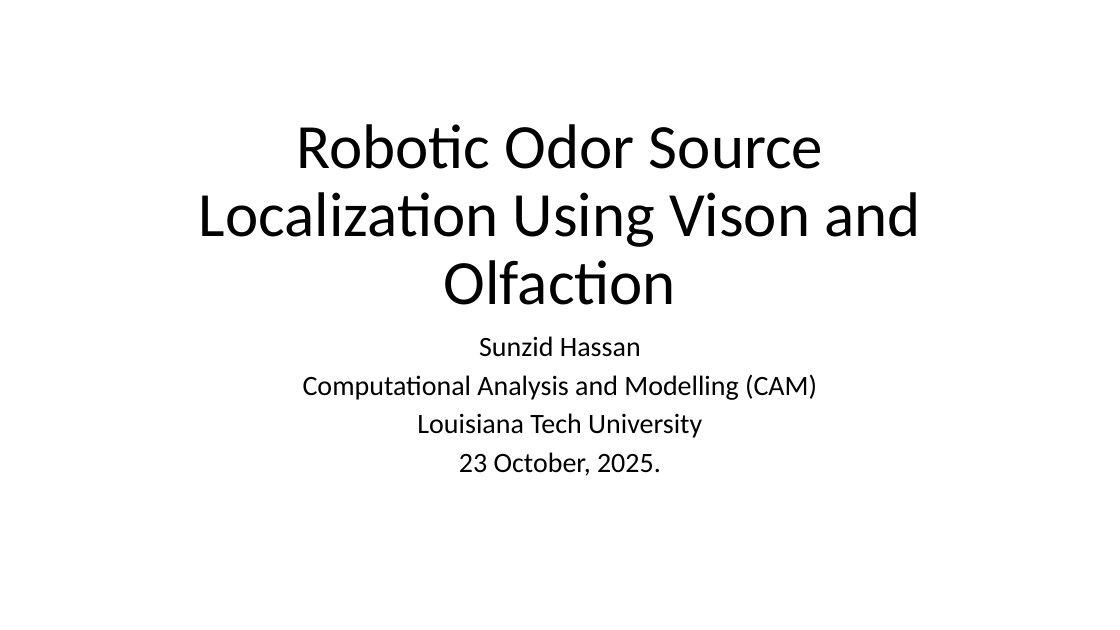
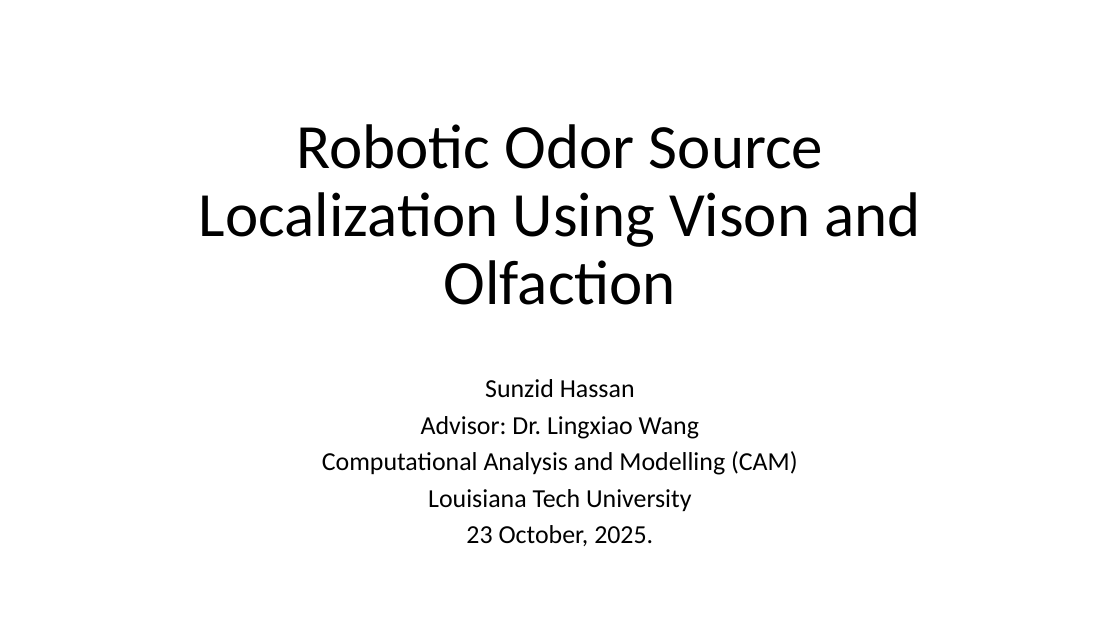
Before and after one commit to SunzidHassan/Study, a slide deck: slide 1 of LaTech/CAM611_Seminar/CAM Seminar Presentation.pptx. Drawn at 1120x630 pixels with LibreOffice and Linux fonts; fonts in the diff are those of the drawing. Boxes give left, top, right and bottom in pixels: in the first picture for what was removed or moved away, otherwise in the second. Text is boxed around its words. In the diff, an @@ line names an element or a change of style, - is before the commit and + after.

```diff
--- a/LaTech/CAM611_Seminar/CAM Seminar Presentation.pptx
+++ b/LaTech/CAM611_Seminar/CAM Seminar Presentation.pptx
@@ subtitle at (322, 379, 798, 546): size 24 to 22.2 pt in "Sunzid Hassan", "Computational Analysis and Modelling (CAM)", "Louisiana Tech University", "23 October, 2025." @@
@@ subtitle at (421, 416, 699, 439): paragraph added @@
+Advisor: Dr. Lingxiao Wang
```
Also in this commit, not shown: 2 other slides changed.
